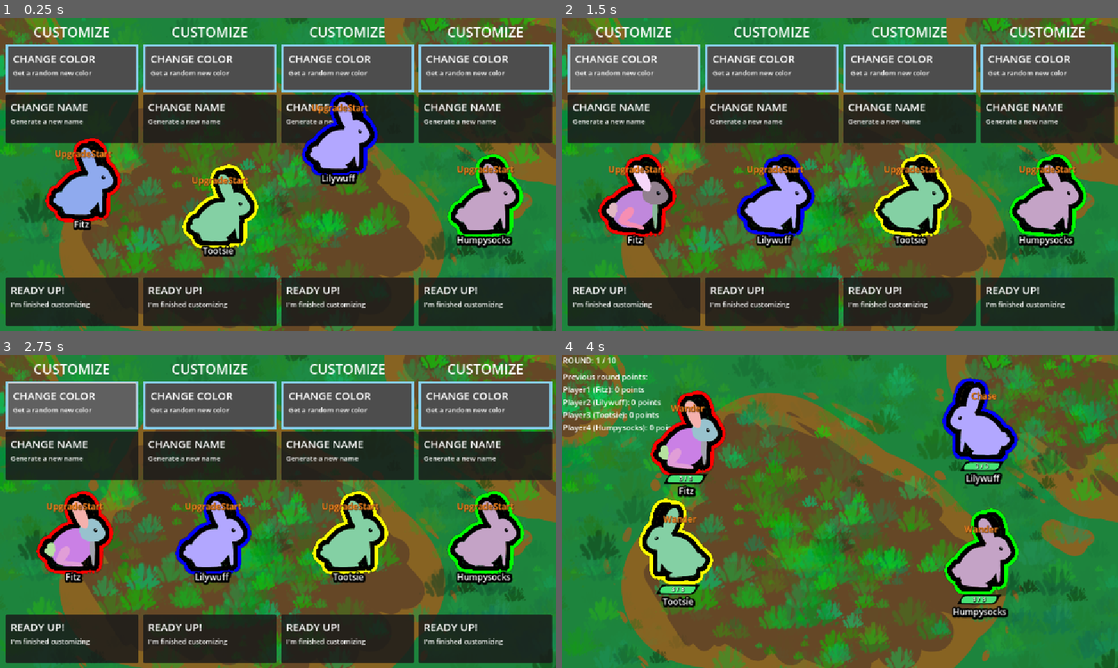
Above: before the commit, frames 1-4 (two rows, left to right).
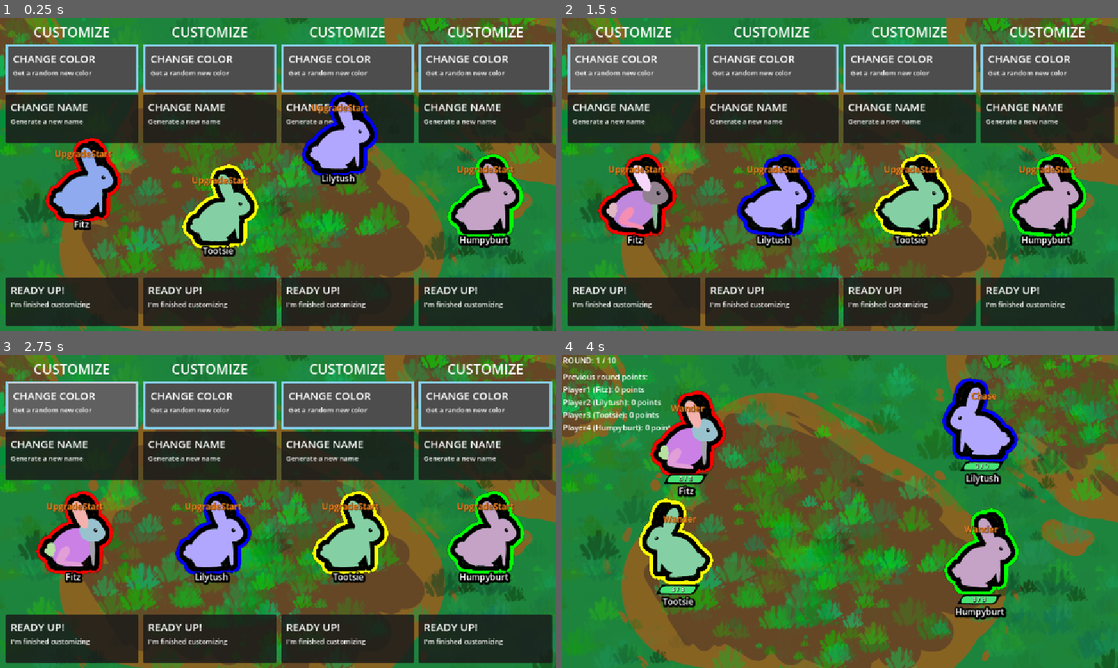
Above: after the commit, the same moments.

Repository: Galitie/tm2
Game: Godot game, scene res://test_scene.tscn
The game is run twice, just before and just after one commit, with the same random seed, the same clock (stepped at 60 frames per second) and the same inputs. Sound files missing from this copy of the repository are replaced by a short silence.
Inputs (mouse positions are in pixels of both pictures, inside the frame that each line leads up to):
- Up to frame 1 (0.25 s): no input
- Up to frame 2 (1.5 s): click (634, 68) at 0.52 s; click (634, 68) at 1.27 s
- Up to frame 3 (2.75 s): click (72, 405) at 2.02 s
- Up to frame 4 (4 s): tap Enter (ui_accept) at 2.75, 3.02 s; move the mouse to (962, 495) at 2.77 s; click (962, 495) at 2.92 s; drag from (728, 527) to (684, 452) at 3.52 s

The runs differ from the first frame. In frame 1, 0.3% of the frame differs, in the area x 60-93%, y 49-74%; in frame 2, 0.3%; in frame 3, 0.3%; in frame 4, 0.5%, in the area x 8-81%, y 14-85%.

Commit message:
Updated other to poop

Diff:
--- a/Cards/card_info.gd
+++ b/Cards/card_info.gd
@@ -3,7 +3,7 @@
 
 @export var card_name : String
 @export_multiline var description: String
-@export_enum("basic_attack", "charge_attack", "special", "block", "passive", "immediate", "other", "chase") var Type : String
+@export_enum("basic_attack", "charge_attack", "special", "block", "passive", "immediate", "poop", "chase") var Type : String
 @export var state_id : String
 @export var unique : bool
 @export var remove_specific_states : Array[int]
--- a/StateMachine/special_poop.gd
+++ b/StateMachine/special_poop.gd
@@ -4,4 +4,4 @@
 var monster: CharacterBody2D
 
 func Enter():
-	ChooseNewState.emit("other")
+	ChooseNewState.emit("poop")
--- a/StateMachine/state_machine.gd
+++ b/StateMachine/state_machine.gd
@@ -6,18 +6,20 @@
 @onready var current_state_label = $"../CurrentState"
 
 
-var keys = ["wander", "chase", "idle", "charge_attack", "basic_attack", "block", "other", "special"]
+var keys = ["wander", "chase", "idle", "charge_attack", "basic_attack", "block", "poop", "special"]
 var weights = PackedFloat32Array([1,1.75,1,1,1,1,1,0])
 
+# Starting deck
 var wander_values = ["wander"]
 var chase_values = ["chase"]
 var idle_values = ["idle"]
 var charge_attack_values = ["basiccharge"]
 var basic_attack_values = ["punch"]
 var block_values = ["block"]
-var other_values = ["pooping"]
+var poop_values = ["pooping"]
 var special_values = []
-var state_choices : Dictionary = {"wander" : wander_values, "chase" : chase_values, "idle" : idle_values, "charge_attack" : charge_attack_values, "basic_attack" : basic_attack_values, "block" : block_values, "other" : other_values, "special" : special_values}
+
+var state_choices : Dictionary = {"wander" : wander_values, "chase" : chase_values, "idle" : idle_values, "charge_attack" : charge_attack_values, "basic_attack" : basic_attack_values, "block" : block_values, "poop" : poop_values, "special" : special_values}
 
 var rng = RandomNumberGenerator.new()
 
--- a/main.gd
+++ b/main.gd
@@ -366,7 +366,7 @@
 				var basic_attack_index = player.monster.state_machine.keys.find("basic_attack")
 				player.monster.state_machine.weights[basic_attack_index] += .25
 			"pooper":
-				var other_index = player.monster.state_machine.keys.find("other")
+				var other_index = player.monster.state_machine.keys.find("poop")
 				player.monster.state_machine.weights[other_index] += .25
 			"thorns":
 				player.monster.thorns = true
--- a/monster.gd
+++ b/monster.gd
@@ -231,9 +231,9 @@
 
 func generate_random_name():
 	var name_parts = []
-	var title_start_list = ["Sir", "Madam", "Lord", "My Lady",  …(531 unchanged characters)… "Warlord", "Sheriff", "President", "Professor"]
+	var title_start_list = ["Sir", "Madam", "Lord", "My Lady",  …(531 unchanged characters)… "Warlord", "Sheriff", "President", "Prof."]
 	var first_name_prefixes = ["Scooby", "Snuggle", "Fluffy", "Bunny", "Cuddle", "Muffin", "Puffy", "Doodle", "Wiggly", "T …(705 unchanged characters)…
-	var last_name_suffixes = ["roo","wump", "humps" , "wuff", " …(638 unchanged characters)… cky", "goobs", "goober", "bats", "balls"]
+	var last_name_suffixes = ["roo","wump", "humps" , "wuff", " …(638 unchanged characters)… cky", "goobs", "goober", "bats", "balls", "lops"]
 	var end_name_suffixes = ["Jr.", "Sr.", "II", "III", "Esq.", "PhD", "The Undying", "The Maw", "The Forsaken", "The Cute …(740 unchanged characters)…
 	if randi() % 4 == 0:
 		name_parts.append(title_start_list[randi() % title_start_list.size()])
Not shown, changed: Todo.txt
